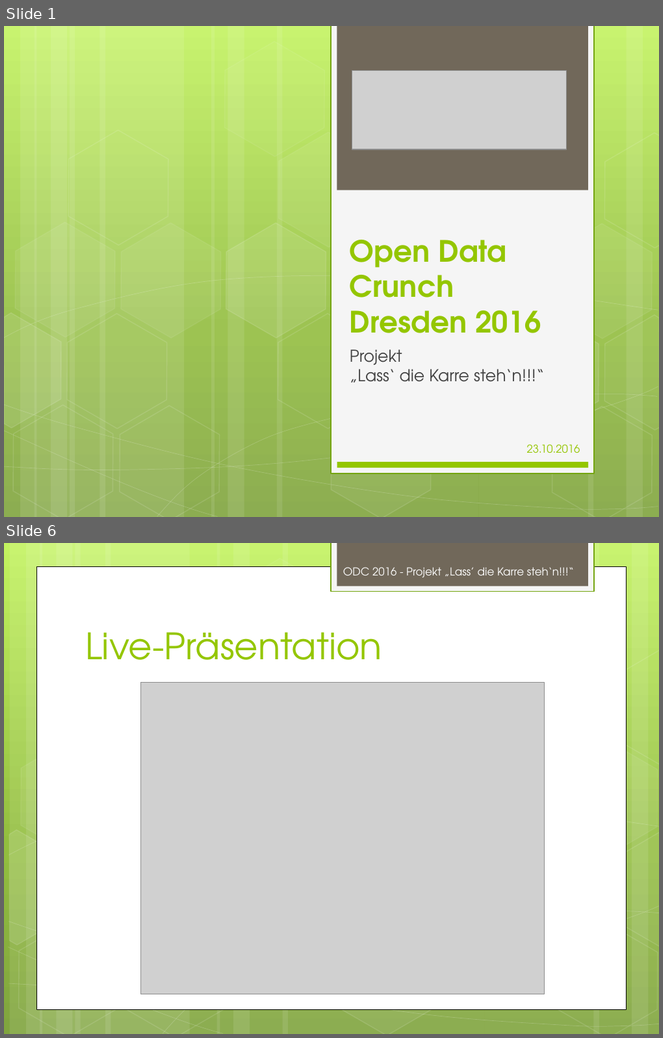
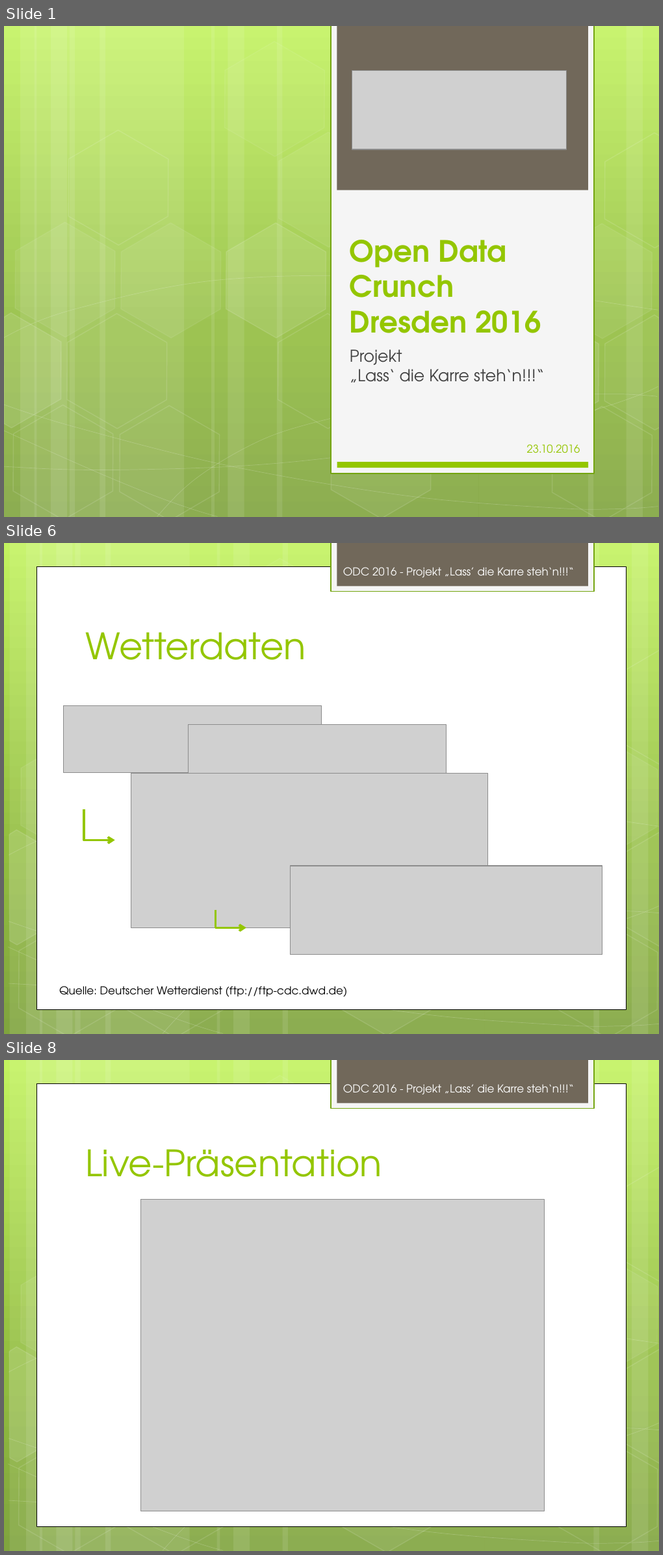
Before and after one commit to frankdressel/open-data-crunch-2016, a slide deck: branding/OpenDataCrunch.pptx. Shown one above the other, each under a label of ours: slides 1 and 6 before the commit, slides 1, 6 and 8 after it; the slides between them are not shown. The pictures are 663x1038 and 663x1555 pixels, drawn with LibreOffice and Linux fonts; fonts in the diff are those of the drawing; grey boxes stand for pictures. Boxes give left, top, right and bottom in pixels: in the first picture for what was removed or moved away, otherwise in the second. Text is boxed around its words. In the diff, an @@ line names an element or a change of style, - is before the commit and + after.

```diff
--- a/branding/OpenDataCrunch.pptx
+++ b/branding/OpenDataCrunch.pptx
@@ slide 6 added at (x1=4, y1=543, x2=659, y2=1034), background gradient #C3F35F to #93BF3F to #81A53E; not listed: 31 template elements that a slide beside it also shows @@
@@ text added at (x1=343, y1=567, x2=574, y2=577), 12 pt, text #FEFEFE @@
+ODC 2016 - Projekt „Lass’ die Karre steh‘n!!!“
@@ title added at (x1=85, y1=632, x2=306, y2=660), 40 pt, text #94C600 @@
+Wetterdaten
@@ picture added at (x1=64, y1=706, x2=322, y2=773) @@
@@ picture added at (x1=188, y1=725, x2=446, y2=788) @@
@@ picture added at (x1=131, y1=773, x2=488, y2=928) @@
@@ elbow arrow added from (84, 809) to (114, 841), #94C600 2.5 pt @@
@@ picture added at (x1=290, y1=866, x2=602, y2=955) @@
@@ elbow arrow added from (216, 910) to (246, 928), #94C600 2.5 pt @@
@@ text added at (x1=59, y1=986, x2=348, y2=997), 12 pt, text #000000 @@
+Quelle: Deutscher Wetterdienst (ftp://ftp-cdc.dwd.de)
@@ what was slide 6 is now slide 8 @@
```
Also in this commit, not shown: 4 slides changed, 1 other slide added, 1 other file.
